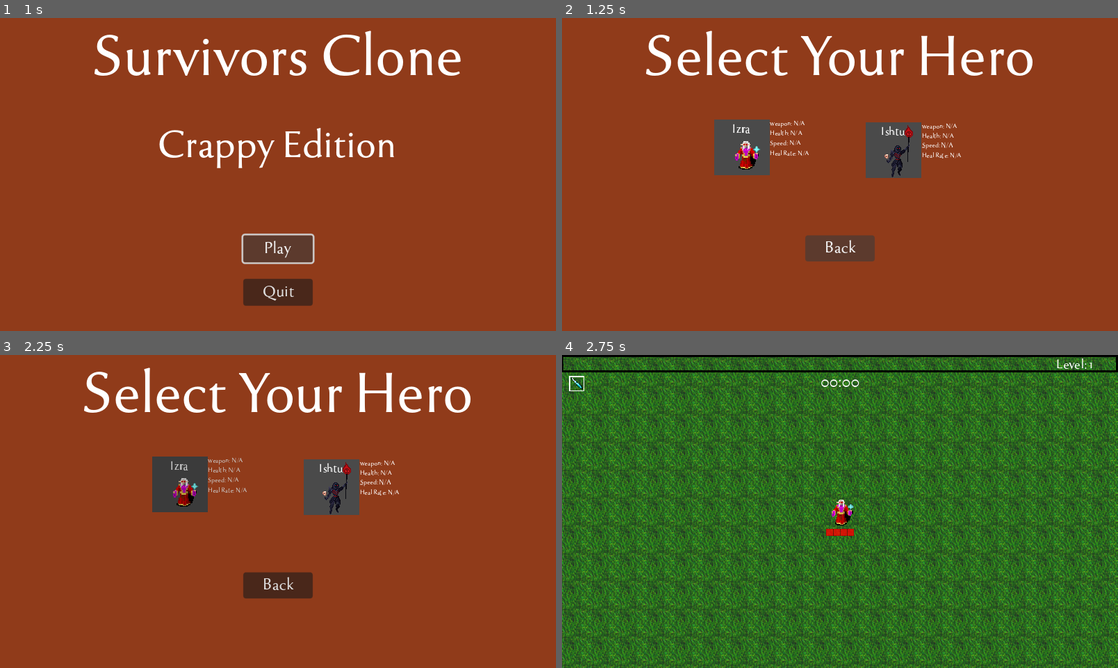
Above: before the commit, frames 1-4 (two rows, left to right).
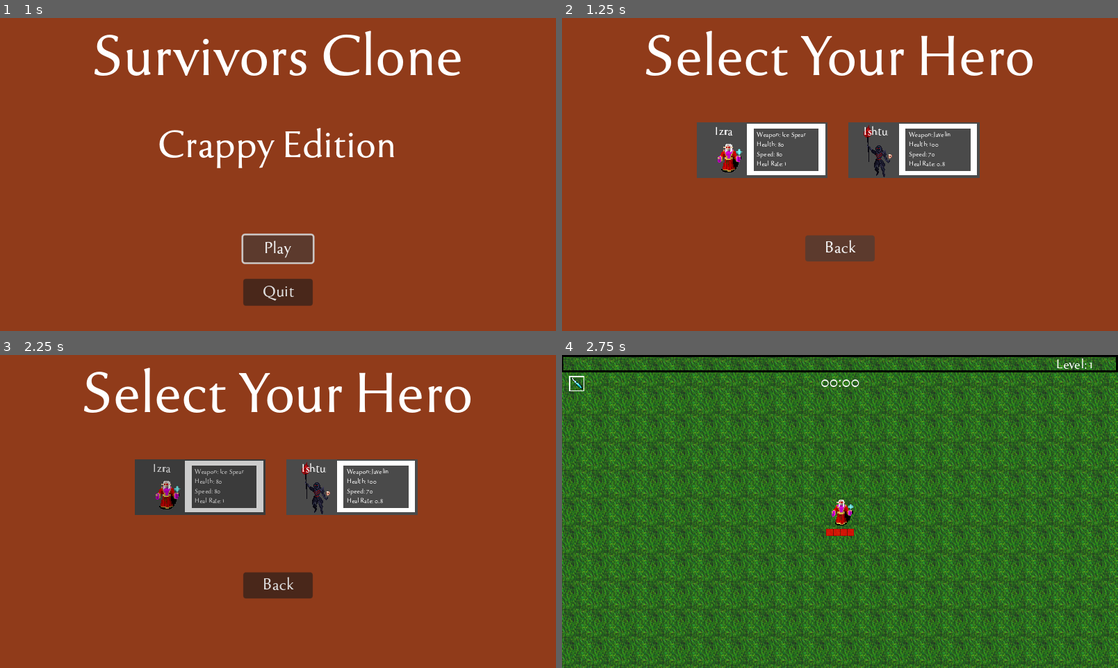
Above: after the commit, the same moments.

Repository: deonblaauw/rfg
Game: Godot game, scene res://Title Screen/menu.tscn
Same seed, same stepped clock (60 frames per second), same inputs: the game is played once before the commit and once after it. Sound files missing from this copy of the repository are replaced by a short silence.
Inputs (mouse positions are in pixels of both pictures, inside the frame that each line leads up to):
- Up to frame 1 (1 s): click "Play" at 0.5 s
- Up to frame 2 (1.25 s): no input
- Up to frame 3 (2.25 s): tap Enter at 1.25 s; move the mouse to (400, 495) at 1.27 s; hold Right (right) 1.28-2 s; click (400, 495) at 1.35 s; click (183, 492) at 2.02 s
- Up to frame 4 (2.75 s): no input

Frame 1 is identical in both runs. In frame 2, 6.5% of the frame differs, in the area x 24-76%, y 32-52%; in frame 3, 6.5%; in frame 4, nothing differs.

Commit message:
Added character database and now showing character stats. Released on itch

Diff:
--- a/Player/player.gd
+++ b/Player/player.gd
@@ -20,7 +20,7 @@
 var time = 0
 
 # Dictionary to store each character's AnimatedSprite and other properties if needed
-var characters = {}
+#var characters = {}
 
 # ***************       Player Levels        ****************
 var experience = 0
@@ -109,29 +109,8 @@
 # Pause Panel
 @onready var pause_panel = $GUILayer/GUI/PausePanel
 
-func init_char_dict():
-	# Initialize characters dictionary here, after @onready variables are set
-	characters = {
-		"izra": {
-			"sprite": animated_sprite_izra,
-			"flip_anim": true,
-			"max_hp": 80.0,
-			"movement_speed": 80.0,
-			"heal_hp": 0.5,
-			"heal_rate": 1.0
-		},
-		"ishtu": {
-			"sprite": animated_sprite_ishtu,
-			"flip_anim": false,
-			"max_hp": 100.0,
-			"movement_speed": 90.0,
-			"heal_hp": 0.7,
-			"heal_rate": 0.8
-		}
-	}
-
 func _ready():
-	init_char_dict()
+	#init_char_dict()
 
 	death_panel.visible = false
 	pause_panel.visible = false
@@ -204,21 +183,30 @@
 
 # Function to switch characters
 func set_active_character(character_name: String) -> void:
-	if characters.has(character_name):
+
+	if CharacterDb.CHARACTERS.has(character_name):
 		print("Character found: ", character_name)
-		active_sprite = characters[character_name]["sprite"]
+
+		match character_name:
+			"izra":
+				active_sprite = animated_sprite_izra
+			"ishtu":
+				active_sprite = animated_sprite_ishtu
+			_:
+				push_error("Unrecognized character!")
+
 		if active_sprite != null:
-			maxHp = characters[character_name]["max_hp"]
-			movement_speed = characters[character_name]["movement_speed"]
-			healHp = characters[character_name]["heal_hp"]
-			healRate = characters[character_name]["heal_rate"]
-			flip_anim = characters[character_name]["flip_anim"]
+			maxHp = CharacterDb.CHARACTERS[character_name]["max_hp"]
+			movement_speed = CharacterDb.CHARACTERS[character_name]["movement_speed"]
+			healHp = CharacterDb.CHARACTERS[character_name]["heal_hp"]
+			healRate = CharacterDb.CHARACTERS[character_name]["heal_rate"]
+			flip_anim = CharacterDb.CHARACTERS[character_name]["flip_anim"]
 			hp = maxHp
 			print("Character stats: HP=", maxHp, " Speed=", movement_speed, " HealHP=", healHp, " HealRate=", healRate)
-			# Optionally, set the active character's sprite to visible and others to hidden
-			for name in characters.keys():
-				if characters[name]["sprite"] != null:
-					characters[name]["sprite"].visible = (name == character_name)
+
+			# Set the active character's sprite to visible and others to hidden
+			animated_sprite_izra.visible = (character_name == "izra")
+			animated_sprite_ishtu.visible = (character_name == "ishtu")
 		else:
 			print("Error: Active sprite is null for character: ", character_name)
 	else:
--- a/Title Screen/char_select_button.gd
+++ b/Title Screen/char_select_button.gd
@@ -4,6 +4,10 @@
 @onready var snd_click = $snd_click
 @onready var lbl_char_sel = $lbl_charSel
 @onready var btn_char_sel = $btn_charSel
+@onready var lbl_weapon = $lbl_weapon
+@onready var lbl_hp = $lbl_hp
+@onready var lbl_speed = $lbl_speed
+@onready var lbl_healrate = $lbl_healrate
 
 signal char_select_click_end()
 
--- a/Title Screen/character_selection.gd
+++ b/Title Screen/character_selection.gd
@@ -11,21 +11,31 @@
 func _ready():
 	# Izra
 	izra.lbl_char_sel.text = "Izra"
+	izra.lbl_weapon.text = "Weapon: " + CharacterDb.CHARACTERS["izra"]["weapon"]
+	izra.lbl_hp.text = "Health: " + str(CharacterDb.CHARACTERS["izra"]["max_hp"])
+	izra.lbl_speed.text = "Speed: " + str(CharacterDb.CHARACTERS["izra"]["movement_speed"])
+	izra.lbl_healrate.text = "Heal Rate: " + str(CharacterDb.CHARACTERS["izra"]["heal_rate"])
 	var atlas_texture = AtlasTexture.new()
 	atlas_texture.atlas = load("res://Assets/Textures/Player/player_sprite.png")
 	atlas_texture.region = Rect2(0, 0, 32, 32)  # Adjust as needed
 	izra.btn_char_sel.texture_normal = atlas_texture
 	izra.btn_char_sel.scale = Vector2(1.1,1.1)
 	izra.btn_char_sel.position = Vector2(0,5)
+	izra.btn_char_sel.flip_h = !CharacterDb.CHARACTERS["izra"]["flip_anim"]
 
 	# Ishtu
 	ishtu.lbl_char_sel.text = "Ishtu"
+	ishtu.lbl_weapon.text = "Weapon: " + CharacterDb.CHARACTERS["ishtu"]["weapon"]
+	ishtu.lbl_hp.text = "Health: " + str(CharacterDb.CHARACTERS["ishtu"]["max_hp"])
+	ishtu.lbl_speed.text = "Speed: " + str(CharacterDb.CHARACTERS["ishtu"]["movement_speed"])
+	ishtu.lbl_healrate.text = "Heal Rate: " + str(CharacterDb.CHARACTERS["ishtu"]["heal_rate"])
 	var atlas_texture2 = AtlasTexture.new()
 	atlas_texture2.atlas = load("res://Assets/Textures/Player/ishtu/Necromancer_creativekind-Sheet.png")
 	atlas_texture2.region = Rect2(1330, 415, 60, 83)  # Adjust as needed
 	ishtu.btn_char_sel.texture_normal = atlas_texture2
 	ishtu.btn_char_sel.scale = Vector2(0.8,0.8)
 	ishtu.btn_char_sel.position = Vector2(10,0)
+	ishtu.btn_char_sel.flip_h = !CharacterDb.CHARACTERS["ishtu"]["flip_anim"]
 
 func _on_btn_back_click_end():
 	var _level = get_tree().change_scene_to_file(lvl_menu)
--- a/Title Screen/character_selection.tscn
+++ b/Title Screen/character_selection.tscn
@@ -41,16 +41,16 @@
 
 [node name="Izra" parent="." instance=ExtResource("4_h0j8y")]
 layout_mode = 0
-offset_left = 175.0
-offset_top = 117.0
-offset_right = 239.0
-offset_bottom = 181.0
+offset_left = 155.0
+offset_top = 120.0
+offset_right = 219.0
+offset_bottom = 184.0
 
 [node name="Ishtu" parent="." instance=ExtResource("4_h0j8y")]
 layout_mode = 0
-offset_left = 350.0
+offset_left = 330.0
 offset_top = 120.0
-offset_right = 414.0
+offset_right = 394.0
 offset_bottom = 184.0
 
 [connection signal="click_end" from="btn_back" to="." method="_on_btn_back_click_end"]
--- /dev/null
+++ b/Utility/character_db.gd
@@ -0,0 +1,20 @@
+extends Node
+
+const CHARACTERS = {
+		"izra": {
+			"flip_anim": true,
+			"max_hp": 80.0,
+			"movement_speed": 80.0,
+			"heal_hp": 0.5,
+			"heal_rate": 1.0,
+			"weapon": "Ice Spear"
+		},
+		"ishtu": {
+			"flip_anim": false,
+			"max_hp": 100.0,
+			"movement_speed": 70.0,
+			"heal_hp": 0.7,
+			"heal_rate": 0.8,
+			"weapon": "Javelin"
+		}
+	}
--- /dev/null
+++ b/Utility/character_db.tscn
@@ -0,0 +1,6 @@
+[gd_scene load_steps=2 format=3 uid="uid://bdn5g0yct3c8"]
+
+[ext_resource type="Script" path="res://Utility/character_db.gd" id="1_hvc38"]
+
+[node name="character_db" type="Node"]
+script = ExtResource("1_hvc38")
--- a/Utility/character_select_button.tscn
+++ b/Utility/character_select_button.tscn
@@ -1,6 +1,7 @@
-[gd_scene load_steps=7 format=3 uid="uid://cgfhnk5b6buhj"]
+[gd_scene load_steps=8 format=3 uid="uid://cgfhnk5b6buhj"]
 
 [ext_resource type="Script" path="res://Title Screen/char_select_button.gd" id="1_ttrh1"]
+[ext_resource type="Texture2D" uid="uid://b67jserymk5n6" path="res://Assets/Textures/GUI/EmptyItem.png" id="2_e2b82"]
 [ext_resource type="FontFile" uid="uid://cg3hcea6mc3e7" path="res://Assets/Font/tenderness.otf" id="2_jk36r"]
 [ext_resource type="Texture2D" uid="uid://cy05whul716kf" path="res://Assets/Textures/Player/player_sprite.png" id="3_ao6k4"]
 [ext_resource type="AudioStream" uid="uid://dkaytnpd3cnk6" path="res://Assets/Audio/GUI/hover.wav" id="4_ia465"]
@@ -16,15 +17,19 @@
 color = Color(0.290354, 0.290354, 0.290353, 1)
 script = ExtResource("1_ttrh1")
 
-[node name="lbl_charSel" type="Label" parent="."]
+[node name="ColorRect" type="ColorRect" parent="."]
 layout_mode = 0
-offset_right = 64.0
-offset_bottom = 23.0
-theme_override_fonts/font = ExtResource("2_jk36r")
-theme_override_font_sizes/font_size = 15
-text = "Izra"
-horizontal_alignment = 1
-vertical_alignment = 1
+offset_right = 151.0
+offset_bottom = 64.0
+color = Color(0.290196, 0.290196, 0.290196, 1)
+
+[node name="TextureRect" type="TextureRect" parent="."]
+layout_mode = 0
+offset_left = 58.0
+offset_top = 2.0
+offset_right = 148.0
+offset_bottom = 61.0
+texture = ExtResource("2_e2b82")
 
 [node name="btn_charSel" type="TextureButton" parent="."]
 layout_mode = 0
@@ -41,42 +46,53 @@
 
 [node name="lbl_weapon" type="Label" parent="."]
 layout_mode = 0
-offset_left = 64.0
-offset_right = 105.0
-offset_bottom = 11.0
+offset_left = 69.0
+offset_top = 10.0
+offset_right = 128.0
+offset_bottom = 21.0
 theme_override_fonts/font = ExtResource("2_jk36r")
 theme_override_font_sizes/font_size = 8
-text = "weapon: N/A"
+text = "weapon: Battle Axe"
 
 [node name="lbl_hp" type="Label" parent="."]
 layout_mode = 0
-offset_left = 64.0
-offset_top = 11.0
-offset_right = 105.0
-offset_bottom = 22.0
+offset_left = 69.0
+offset_top = 21.0
+offset_right = 110.0
+offset_bottom = 32.0
 theme_override_fonts/font = ExtResource("2_jk36r")
 theme_override_font_sizes/font_size = 8
 text = "Health: N/A"
 
 [node name="lbl_speed" type="Label" parent="."]
 layout_mode = 0
-offset_left = 64.0
-offset_top = 22.0
-offset_right = 105.0
-offset_bottom = 33.0
+offset_left = 69.0
+offset_top = 32.0
+offset_right = 110.0
+offset_bottom = 43.0
 theme_override_fonts/font = ExtResource("2_jk36r")
 theme_override_font_sizes/font_size = 8
 text = "Speed: N/A"
 
 [node name="lbl_healrate" type="Label" parent="."]
 layout_mode = 0
-offset_left = 64.0
-offset_top = 34.0
-offset_right = 110.0
-offset_bottom = 45.0
+offset_left = 69.0
+offset_top = 43.0
+offset_right = 115.0
+offset_bottom = 54.0
 theme_override_fonts/font = ExtResource("2_jk36r")
 theme_override_font_sizes/font_size = 8
 text = "Heal Rate: N/A"
+
+[node name="lbl_charSel" type="Label" parent="."]
+layout_mode = 0
+offset_right = 64.0
+offset_bottom = 23.0
+theme_override_fonts/font = ExtResource("2_jk36r")
+theme_override_font_sizes/font_size = 15
+text = "Izra"
+horizontal_alignment = 1
+vertical_alignment = 1
 
 [connection signal="mouse_entered" from="btn_charSel" to="." method="_on_btn_char_sel_mouse_entered"]
 [connection signal="mouse_exited" from="btn_charSel" to="." method="_on_btn_char_sel_mouse_exited"]
--- a/project.godot
+++ b/project.godot
@@ -19,11 +19,13 @@
 
 UpgradeDb="*res://Utility/upgrade_db.tscn"
 Global="*res://Utility/global.gd"
+CharacterDb="*res://Utility/character_db.gd"
 
 [display]
 
 window/size/viewport_width=640
 window/size/viewport_height=360
+window/size/mode=2
 window/size/window_width_override=1280
 window/size/window_height_override=720
 window/stretch/mode="canvas_items"
